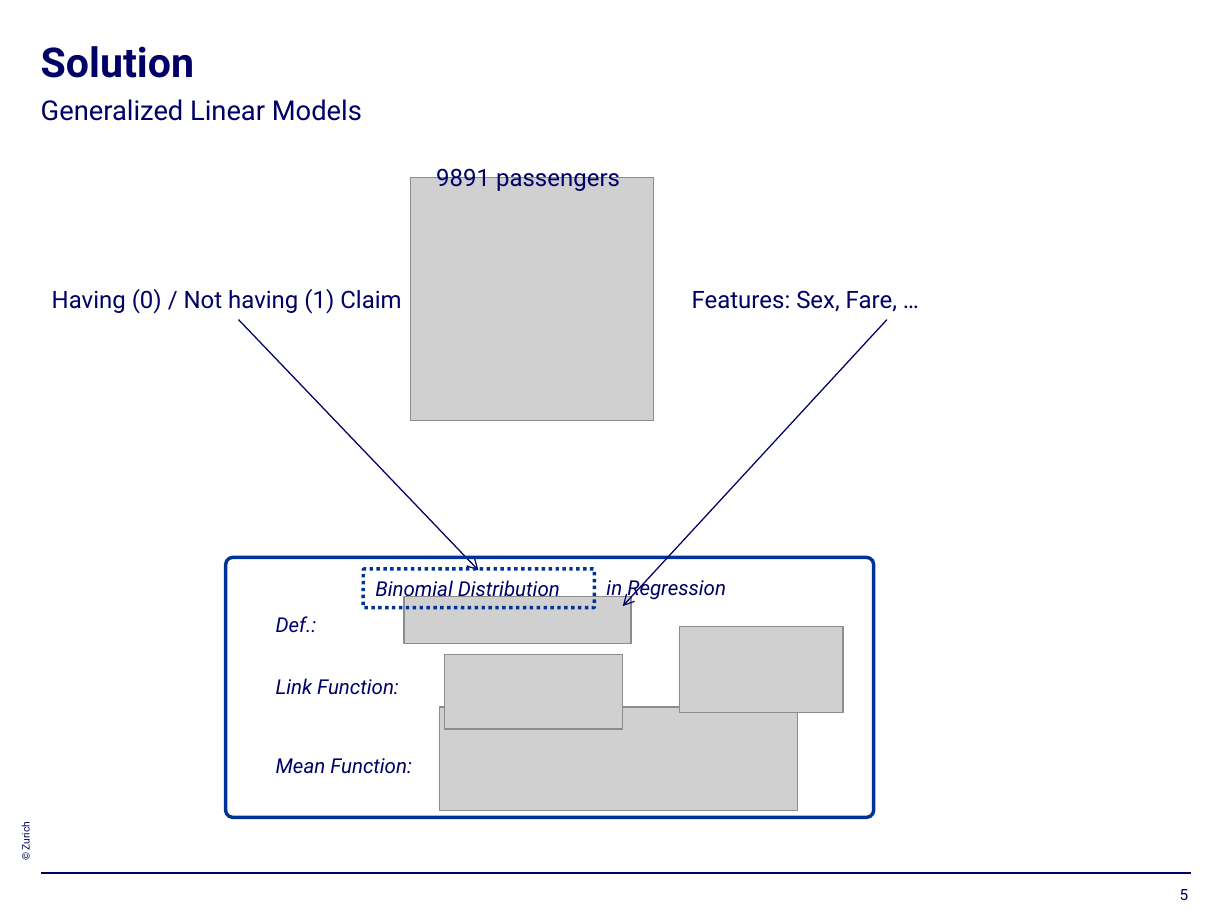
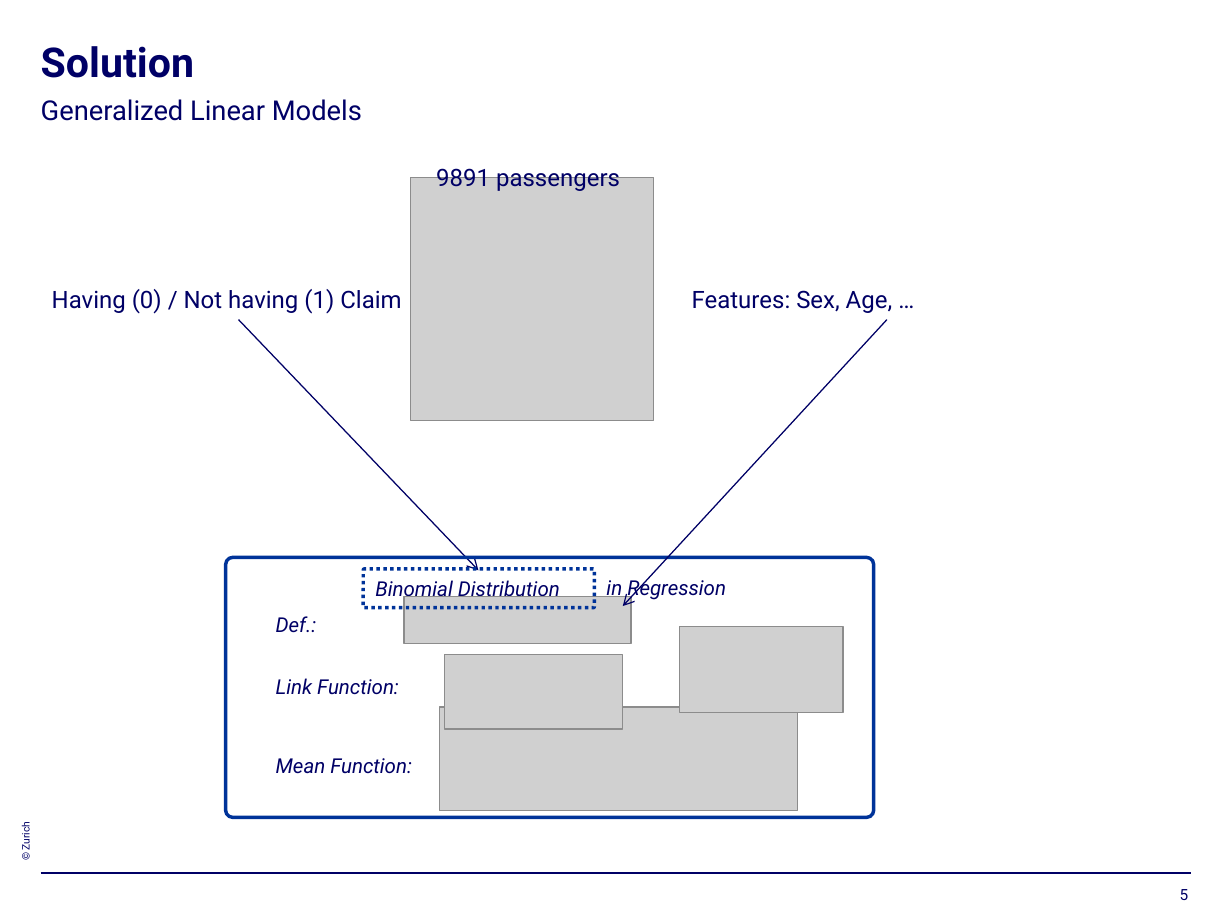
Before and after one commit to Gateux/titanic_euba, a slide deck: slide 5 of Titanic Exercise.pptx. Drawn at 1232x924 pixels with LibreOffice and Linux fonts; fonts in the diff are those of the drawing; grey boxes stand for pictures; background and template pictures are left out. Boxes give left, top, right and bottom in pixels: in the first picture for what was removed or moved away, otherwise in the second. Text is boxed around its words. In the diff, an @@ line names an element or a change of style, - is before the commit and + after.

```diff
--- a/Titanic Exercise.pptx
+++ b/Titanic Exercise.pptx
@@ text at (x1=692, y1=290, x2=893, y2=313): text changed @@
-Features: Sex, Fare, …
+Features: Sex, Age, …
```
Also in this commit, not shown: 3 other slides changed, 2 slides added, 3 other files.
